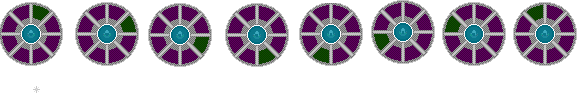
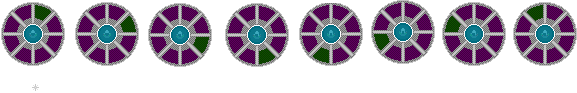
The second 577 × 93 image is a revision of the first. Changes to its layers:
painted on "Layer 7" over [0, 2, 65, 93]
